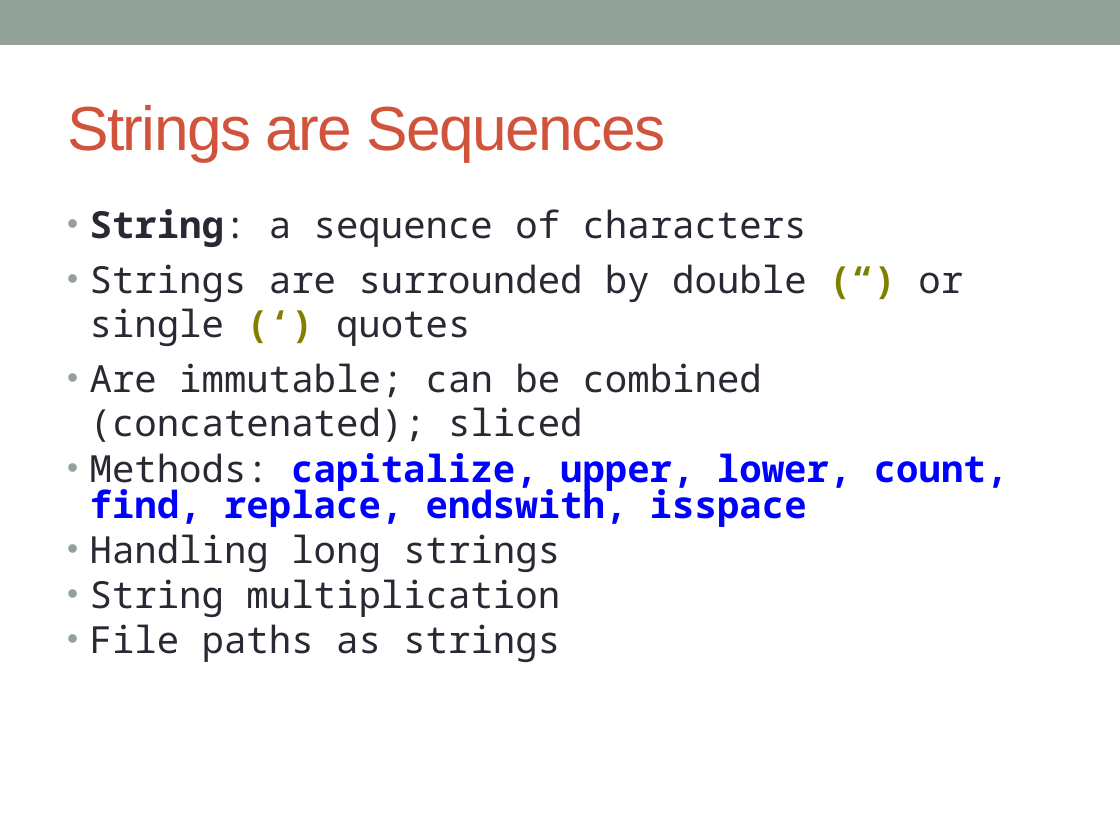
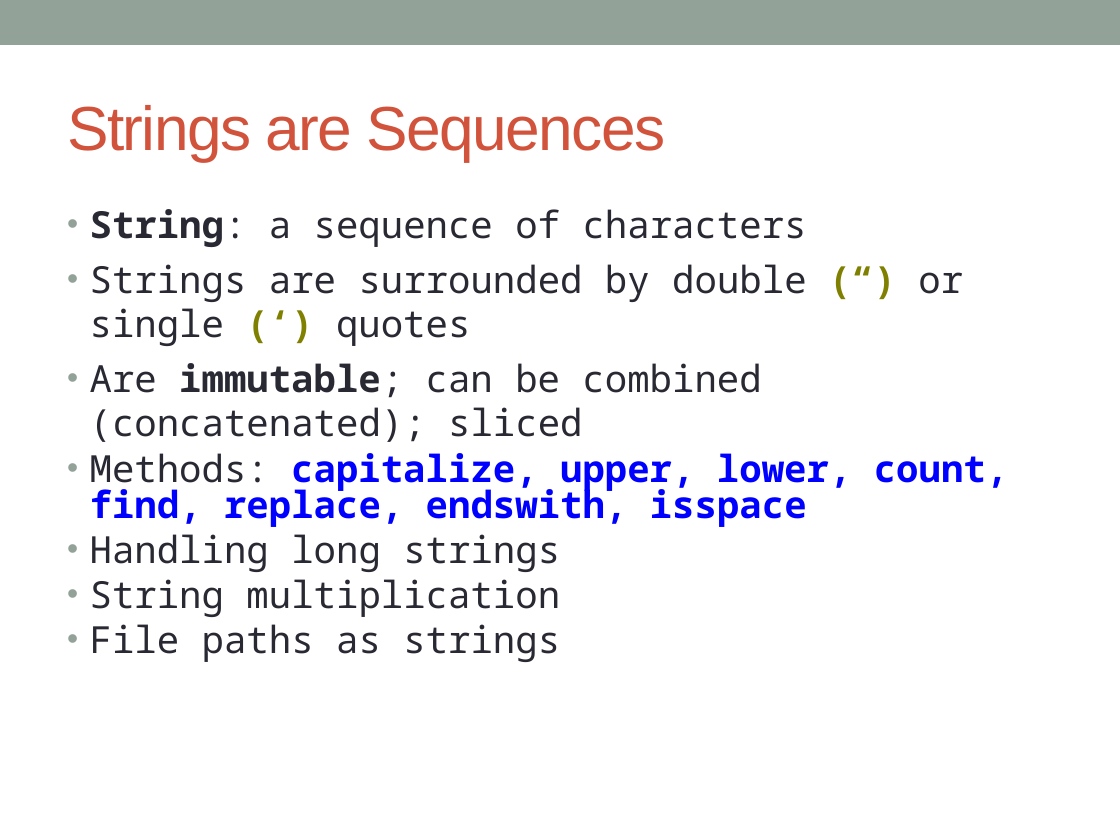
Before and after one commit to MGIS-UMN-GIS5578/GIS5578-week3, a slide deck: slide 4 of week3_sequences_review.odp. Drawn at 1120x840 pixels with LibreOffice and Linux fonts; fonts in the diff are those of the drawing. Boxes give left, top, right and bottom in pixels: in the first picture for what was removed or moved away, otherwise in the second. Text is boxed around its words. In the diff, an @@ line names an element or a change of style, - is before the commit and + after.

```diff
--- a/week3_sequences_review.odp
+++ b/week3_sequences_review.odp
@@ text at [90,363,761,442]: bold on in "immutable;" @@
```
Also in this commit, not shown: 2 other slides changed, 3 other files.
